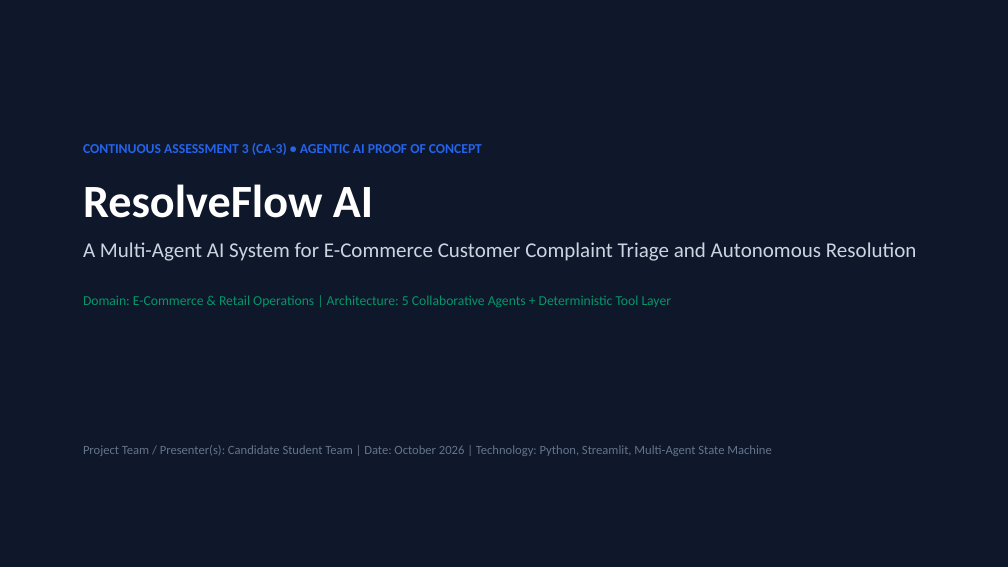
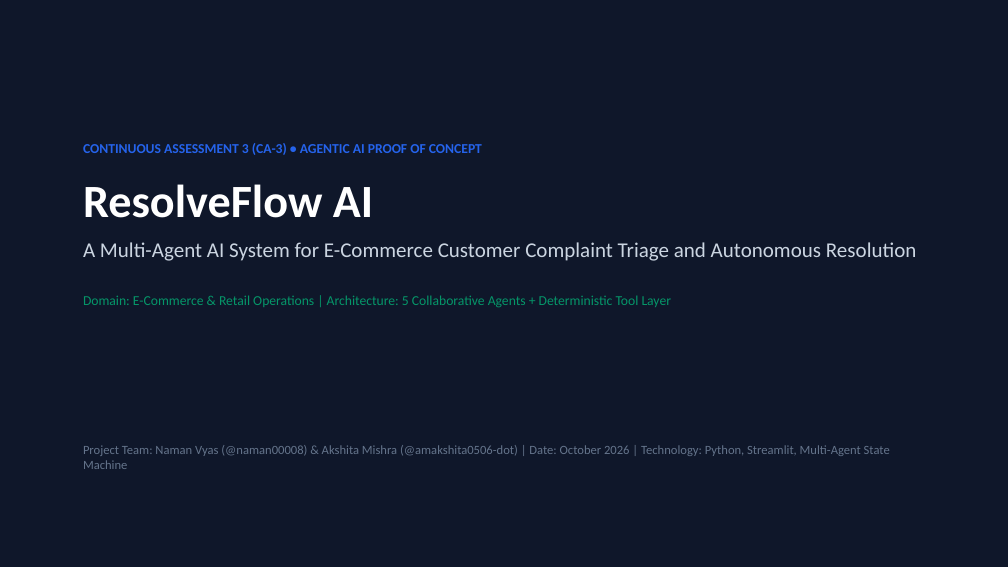
Before and after one commit to naman00008/RESOLVEFLOW-AI-, a slide deck: slide 1 of ResolveFlow_AI_Presentation.pptx. Drawn at 1008x567 pixels with LibreOffice and Linux fonts; fonts in the diff are those of the drawing. Boxes give left, top, right and bottom in pixels: in the first picture for what was removed or moved away, otherwise in the second. Text is boxed around its words. In the diff, an @@ line names an element or a change of style, - is before the commit and + after.

Commit message:
docs: align presentation script, slide deck, and project report with INR and team attribution
- Updated team credentials on presentation slide 1 (Naman Vyas & Akshita Mishra)
- Reconciled scenario values to exact INR amounts across PROJECT_REPORT.md and presentation_script.md
- Updated README.md test suite checklist to reflect 10/10 tests
- Re-generated polished 16:9 PowerPoint presentation deck

```diff
--- a/ResolveFlow_AI_Presentation.pptx
+++ b/ResolveFlow_AI_Presentation.pptx
@@ text at box(83, 445, 890, 469): text changed @@
-Project Team / Presenter(s): Candidate Student Team | Date: October 2026 | Technology: Python, Streamlit, Multi-Agent State Machine
+Project Team: Naman Vyas (@naman00008) & Akshita Mishra (@amakshita0506-dot) | Date: October 2026 | Technology: Python, Streamlit, Multi-Agent State Machine
```
Also in this commit, not shown: 4 other files.
